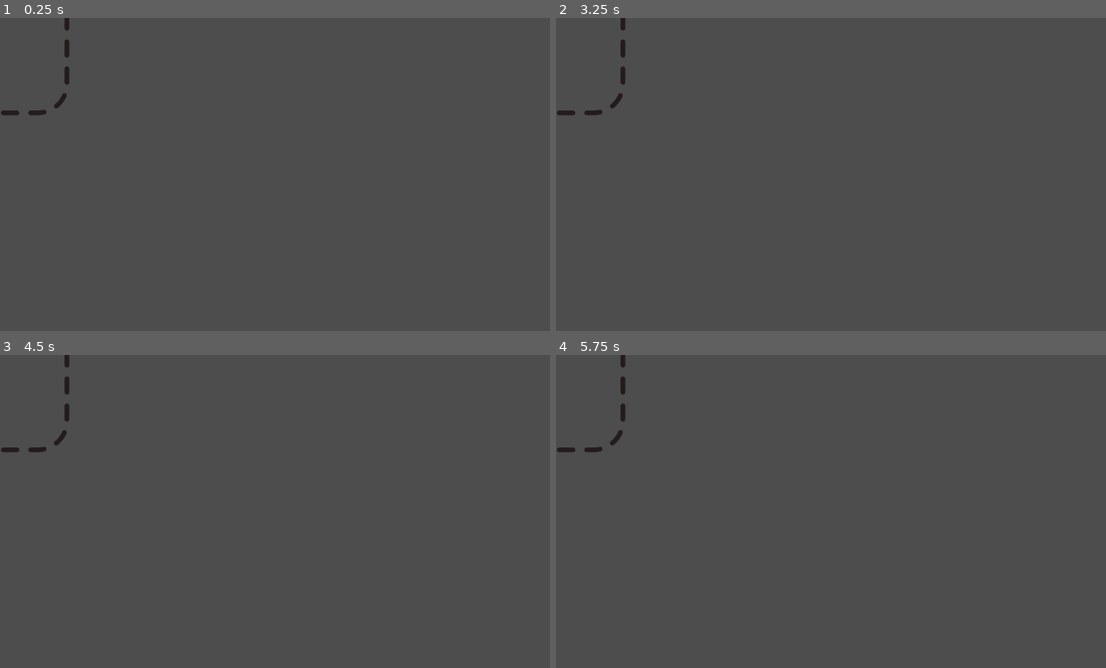
Above: before the commit, frames 1-4 (two rows, left to right).
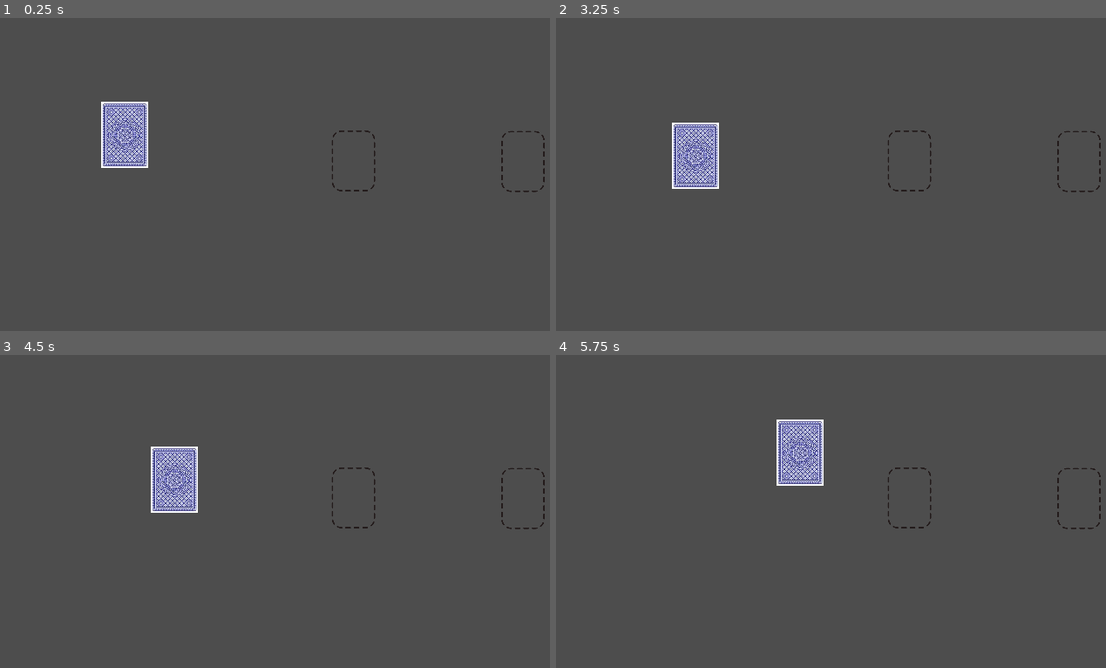
Above: after the commit, the same moments.

Repository: Doorkneel/jester-game
Game: Godot game, scene res://scenes/game.tscn
The game is run twice, just before and just after one commit, with the same random seed, the same clock (stepped at 60 frames per second) and the same inputs. Before the commit the project has no main scene; this scene is started directly in both runs.
Inputs (mouse positions are in pixels of both pictures, inside the frame that each line leads up to):
- Up to frame 1 (0.25 s): no input
- Up to frame 2 (3.25 s): tap Enter at 0.5, 2 s; move the mouse to (1056, 193) at 0.52 s; click (1056, 193) at 0.67 s; tap Space at 1.25, 2.75 s; drag from (765, 233) to (869, 293) at 1.27 s; move the mouse to (974, 127) at 2.02 s; click (974, 127) at 2.17 s; drag from (869, 293) to (693, 155) at 2.77 s
- Up to frame 3 (4.5 s): tap Enter at 3.5 s; move the mouse to (outside the picture) at 3.52 s; click (outside the picture) at 3.67 s; tap Space at 4.25 s; drag from (137, 492) to (242, 452) at 4.27 s
- Up to frame 4 (5.75 s): move the mouse to (941, 552) at 5.02 s; click (941, 552) at 5.17 s

The runs differ from the first frame. In frame 1, 2.3% of the frame differs, in the area x 0-100%, y 0-56%; in frame 2, 2.3%; in frame 3, 2.3%; in frame 4, 2.3%.

Commit message:
Add card art assets.
Modify Game with some test CardSlots and Cards.

Diff:
--- a/assets/set_cards.json
+++ b/assets/set_cards.json
@@ -1,7 +1,4 @@
 {
-	"heckle": {
-
-	},
 	"roast": {
 
 	},
--- a/project.godot
+++ b/project.godot
@@ -12,6 +12,7 @@
 
 config/name="jester-game"
 config/tags=PackedStringArray("jam")
+run/main_scene="res://scenes/game.tscn"
 config/features=PackedStringArray("4.1", "Forward Plus")
 config/icon="res://icon.svg"
 
--- a/scenes/card.tscn
+++ b/scenes/card.tscn
@@ -4,7 +4,7 @@
 [ext_resource type="Texture2D" uid="uid://bnoeiiac8j6kd" path="res://assets/card_back.jpeg" id="2_dpha7"]
 
 [sub_resource type="RectangleShape2D" id="RectangleShape2D_h7kx2"]
-size = Vector2(78, 108)
+size = Vector2(77, 108)
 
 [node name="Card" type="Area2D"]
 script = ExtResource("1_ylb3u")
--- a/scenes/card_slot.tscn
+++ b/scenes/card_slot.tscn
@@ -4,13 +4,13 @@
 [ext_resource type="Texture2D" uid="uid://dx4xoex2kbu64" path="res://assets/frame.png" id="2_p8qex"]
 
 [sub_resource type="RectangleShape2D" id="RectangleShape2D_a5hr5"]
-size = Vector2(243, 340)
+size = Vector2(77, 108)
 
 [node name="CardSlot" type="Area2D"]
 script = ExtResource("1_07pnj")
 
 [node name="Sprite" type="Sprite2D" parent="."]
-scale = Vector2(1.00833, 1.0119)
+scale = Vector2(0.316667, 0.317788)
 texture = ExtResource("2_p8qex")
 
 [node name="CollisionShape2D" type="CollisionShape2D" parent="."]
--- a/scenes/game.gd
+++ b/scenes/game.gd
@@ -1,8 +1,5 @@
 class_name Game
 extends Node
-
-# Tracks which setup is currently active and pending resolution
-var current_setup: String = ""
 
 var round_number: int = 0
 var max_round_number: int = 7
--- a/scenes/game.tscn
+++ b/scenes/game.tscn
@@ -1,12 +1,20 @@
-[gd_scene load_steps=3 format=3 uid="uid://c3ekjjhiqy5iy"]
+[gd_scene load_steps=4 format=3 uid="uid://c3ekjjhiqy5iy"]
 
 [ext_resource type="Script" path="res://scenes/game.gd" id="1_gmfm1"]
 [ext_resource type="PackedScene" uid="uid://bnla5m7oa6rcr" path="res://scenes/card_slot.tscn" id="2_3wt2b"]
+[ext_resource type="PackedScene" uid="uid://onajvaufej6p" path="res://scenes/card.tscn" id="3_aadjc"]
 
 [node name="Game" type="Node"]
 script = ExtResource("1_gmfm1")
 
 [node name="CardSlot" parent="." instance=ExtResource("2_3wt2b")]
+position = Vector2(584, 236)
+
+[node name="CardSlot2" parent="." instance=ExtResource("2_3wt2b")]
+position = Vector2(864, 237)
+
+[node name="Card" parent="." instance=ExtResource("3_aadjc")]
+position = Vector2(206, 193)
 
 [connection signal="slot_highlighted" from="CardSlot" to="." method="_on_card_slot_highlighted"]
 [connection signal="slot_unhighlighted" from="CardSlot" to="." method="_on_card_slot_unhighlighted"]
Binary file added: assets/audience_participation.png
Not shown, added: assets/audience_participation.png.import
Binary file added: assets/gallows_humour.png
Not shown, added: assets/gallows_humour.png.import
Binary file added: assets/heckle.png
Not shown, added: assets/heckle.png.import
Binary file added: assets/naughty_joke.png
Not shown, added: assets/naughty_joke.png.import
Binary file added: assets/offence.png
Not shown, added: assets/offence.png.import
Binary file added: assets/quip.png
Not shown, added: assets/quip.png.import
(and 10 more such lines)
